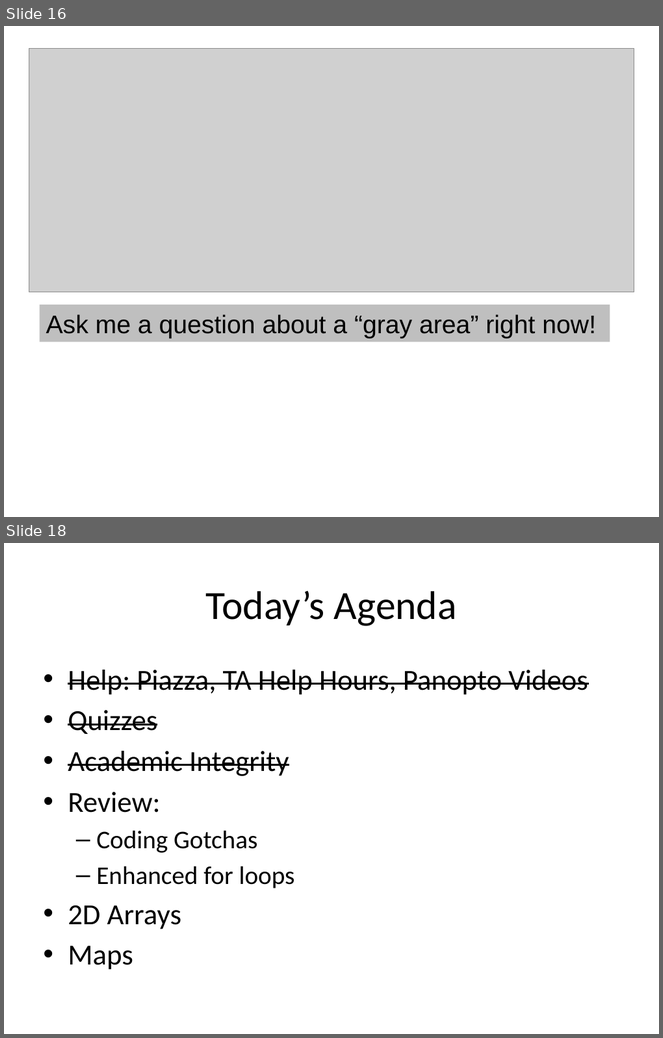
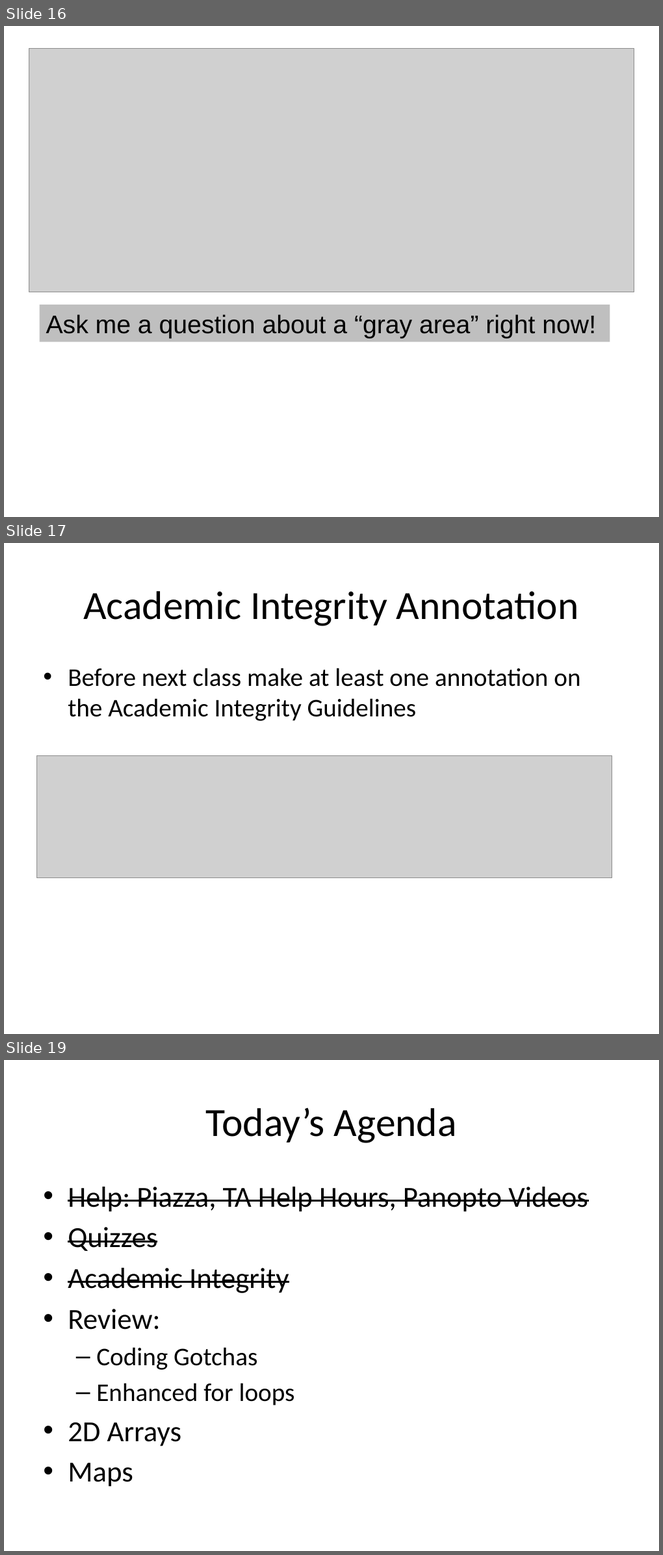
Before and after one commit to RHIT-CSSE/csse220, a slide deck: ClassMaterials/2DArraysAndMaps/Slides/Part1-Help-and-Academic-Integrity.pptx. Shown one above the other, each under a label of ours: slides 16 and 18 before the commit, slides 16, 17 and 19 after it; the slides between them are not shown. The pictures are 663x1038 and 663x1555 pixels, drawn with LibreOffice and Linux fonts; fonts in the diff are those of the drawing; grey boxes stand for pictures. Boxes give left, top, right and bottom in pixels: in the first picture for what was removed or moved away, otherwise in the second. Text is boxed around its words. In the diff, an @@ line names an element or a change of style, - is before the commit and + after.

```diff
--- a/ClassMaterials/2DArraysAndMaps/Slides/Part1-Help-and-Academic-Integrity.pptx
+++ b/ClassMaterials/2DArraysAndMaps/Slides/Part1-Help-and-Academic-Integrity.pptx
@@ slide 17 added at (4, 543, 659, 1034), background #FFFFFF @@
@@ title added at (83, 591, 579, 626), 44 pt, text #000000 @@
+Academic Integrity Annotation
@@ text added at (68, 668, 581, 721), 28 pt, text #000000 @@
+• Before next class make at least one annotation on the Academic Integrity Guidelines
@@ picture added at (36, 756, 612, 878) @@
@@ what was slide 18 is now slide 19 @@
```
Also in this commit, not shown: 4 slides changed, 2 other files.
